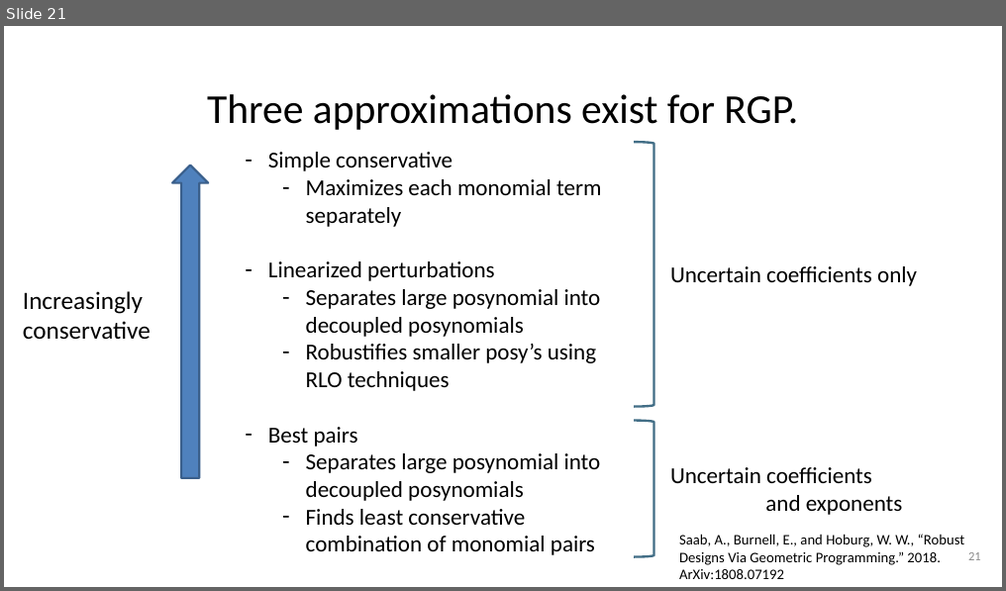
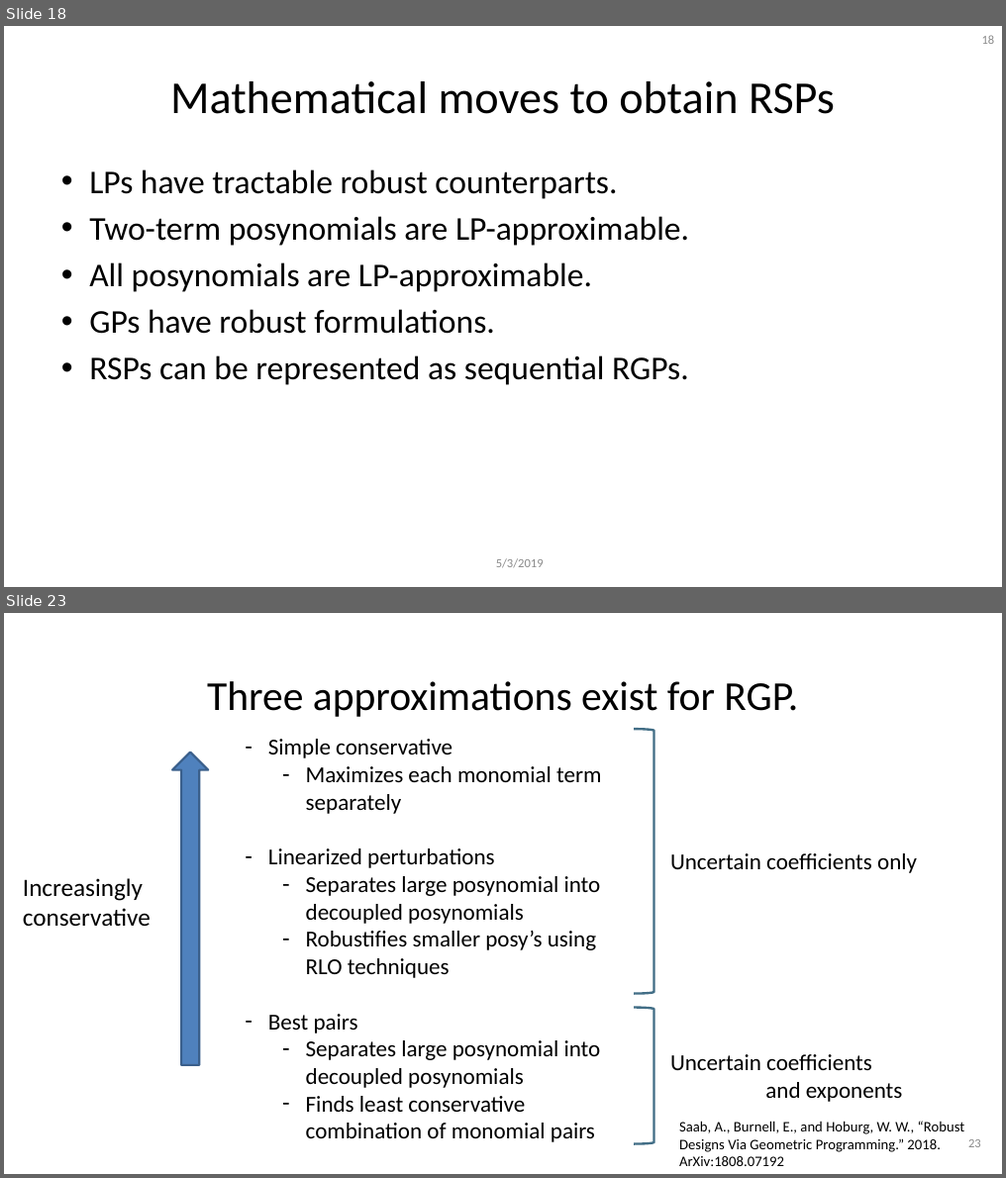
Before and after one commit to 1ozturkbe/robustSPpaper, a slide deck: presentations/acdlSeminar_20190503.pptx. Shown one above the other, each under a label of ours: slide 21 before the commit, slides 18 and 23 after it; the slides between them are not shown. The pictures are 1006x591 and 1006x1178 pixels, drawn with LibreOffice and Linux fonts; fonts in the diff are those of the drawing; background and template pictures are left out. Boxes give left, top, right and bottom in pixels: in the first picture for what was removed or moved away, otherwise in the second. Text is boxed around its words. In the diff, an @@ line names an element or a change of style, - is before the commit and + after.

```diff
--- a/presentations/acdlSeminar_20190503.pptx
+++ b/presentations/acdlSeminar_20190503.pptx
@@ slide 18 added at (x1=4, y1=26, x2=1002, y2=587), background #FFFFFF @@
@@ page number added at (x1=982, y1=35, x2=995, y2=44), 12 pt, text #8C8C8C @@
+18
@@ title added at (x1=170, y1=81, x2=835, y2=114), 44 pt, text #000000 @@
+Mathematical moves to obtain RSPs
@@ text added at (x1=89, y1=170, x2=689, y2=385), 32 pt, text #000000 @@
+• LPs have tractable robust counterparts.
+• Two-term posynomials are LP-approximable.
+• All posynomials are LP-approximable.
+• GPs have robust formulations.
+• RSPs can be represented as sequential RGPs.
@@ text added at (x1=496, y1=559, x2=544, y2=569), 12 pt, text #8C8C8C @@
+5/3/2019
@@ what was slide 21 is now slide 23 @@
@@ page number at (x1=968, y1=1140, x2=981, y2=1148): text changed @@
-21
+23
```
Also in this commit, not shown: 33 slides changed, 2 other slides added, 1 slide removed.
